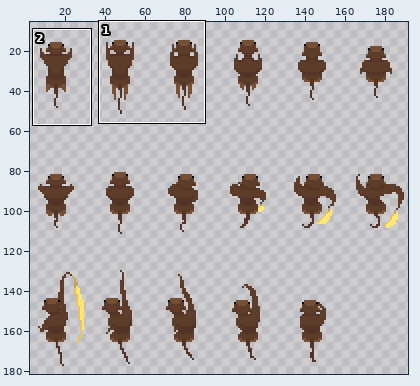
Sprite sheet: monke_spritesheets/monke_spritesheet.png. Above: a wide view before the commit, with the close-up outlined.
Close-up. Before the commit:
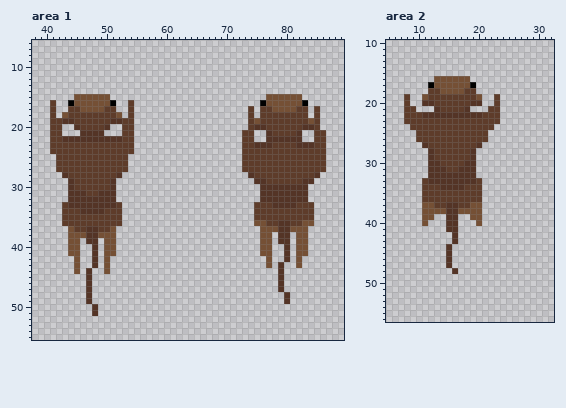
The file is 192x192 pixels. Shown: area 1: x 38..89, y 6..55; area 2: x 5..32, y 10..56. The wide view leaves out empty margins. The commit also changed other parts of the picture, which this record leaves out.
New version:
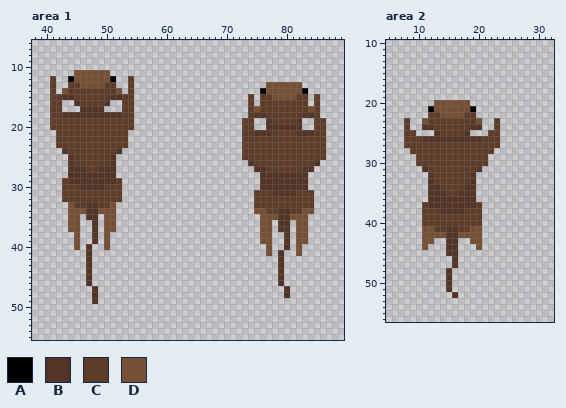
Palette (. is transparent): A #000000  B #543426  C #5e3c2a  D #755035
Changes in this commit:
Changed rows in their new state; - is an unchanged pixel.
Area 1:
first column x 41:
11 ----DDDDDD------------------------------------
12 C--ADDDDDDA--C--------------------------------
13 C--CCDDDDCC--C----------------------DDDDDD----
14 C-DCCCCCCCCD-C---------------------ADDDDDDA---
15 CCBBCCCCCCBBCC-------------------C-CC----CC-C-
16 -C-.BCCCCB.-C--------------------C-CCCCCCCC-C-
17 -C-..BBBB..-C---------------------D--CCCC--D--
18 -CBBBBBBBBBBC---------------------BB------BB--
19 --CC------CC--------------------C-..B----B..-C
20 --CCC----CCC--------------------C-..BBBBBB..-C
21 .-CCCCCCCCCC-.--------------------BB------BB--
22 .-CCCCCCCCCC-.--------------------CCCCCCCCCC--
23 .------------.--------------------CCC----CCC--
24 ..B--------B..--------------------------------
25 -..B------B..---------------------------------
26 -..B------B..-------------------.B----------B.
27 -..BBB--BBB..-------------------..BB------BB..
28 --.BBBBBBBB.---------------------..BBBBBBBB..-
29 --C-BBBBBB-C----------------------.-BBBBBB-.--
30 --CC-BBBB-CC----------------------------------
31 --CCCC--CCCC----------------------CCC----CCC--
32 --CCCCCCCCCC----------------------CCCCCCCCCC--
33 --.DCC--CCD.-------------------------CCCC-----
34 --.DDD--DDD.----------------------DD--BB--DD--
35 --.DD.BB.DD.----------------------.DDDBBDDD.--
36 --.DD..B.DD.----------------------.-D.--.D-.--
37 ----D..-.D---------------------------.--.-----
38 ---.-..-.-.---------------------------.-------
39 ---.--.---.---------------------------.-------
40 ---.--B.--.------------------------.------.---
41 ---..-B.-..------------------------.--B.--.---
42 ----.-B.-.--------------------------.-B.-.----
43 ----.-B.-.--------------------------.----.----
44 ----.----.------------------------------------
47 ------.B------------------------------.B------
48 ------.B--------------------------------------
49 ------.B-------------------------------.------
50 -------.--------------------------------------
51 -------.--------------------------------------
Area 2:
first column x 8:
16 -----......-----
17 ----........----
18 ----........----
19 .--..........--.
20 .--..DDDDDD..--.
21 ..--ADDDDDDA--..
22 ....CCDDDDCC....
23 -..D--------D..-
24 C..BB------BB..C
25 CC...B----B...CC
26 CC-BBBBBBBBBB-CC
27 CCCC--------CCCC
28 -CCCC------CCCC-
29 --CCC------CCC--
30 --CCCC----CCCC--
31 ---BCCC--CCCB---
32 -----CCCCCC-----
33 ---.-CCCCCC-.---
34 ---.BBCCCCBB.---
35 ---.BBB--BBB.---
36 ---.BBBBBBBB.---
37 ---CBBB--BBBC---
38 ---CCCB--BCCC---
39 ---CCCCCCCCCC---
40 ---CCCCCCCCCC---
41 ---DDCC--CCDD---
42 ---DDDDB-DDDD---
43 ---DD--B---DD---
44 ---D----B---D---
45 --------B-------
46 -------.B-------
47 -------.B-------
48 -------B.-------
49 -------B--------
50 -------B--------
51 -------B--------
52 --------B-------
Pixel boxes of the changes (left, top, right, bottom) in both close-ups:
changed: (50, 70, 134, 316)
changed: (242, 82, 326, 304)
changed: (404, 76, 500, 298)
